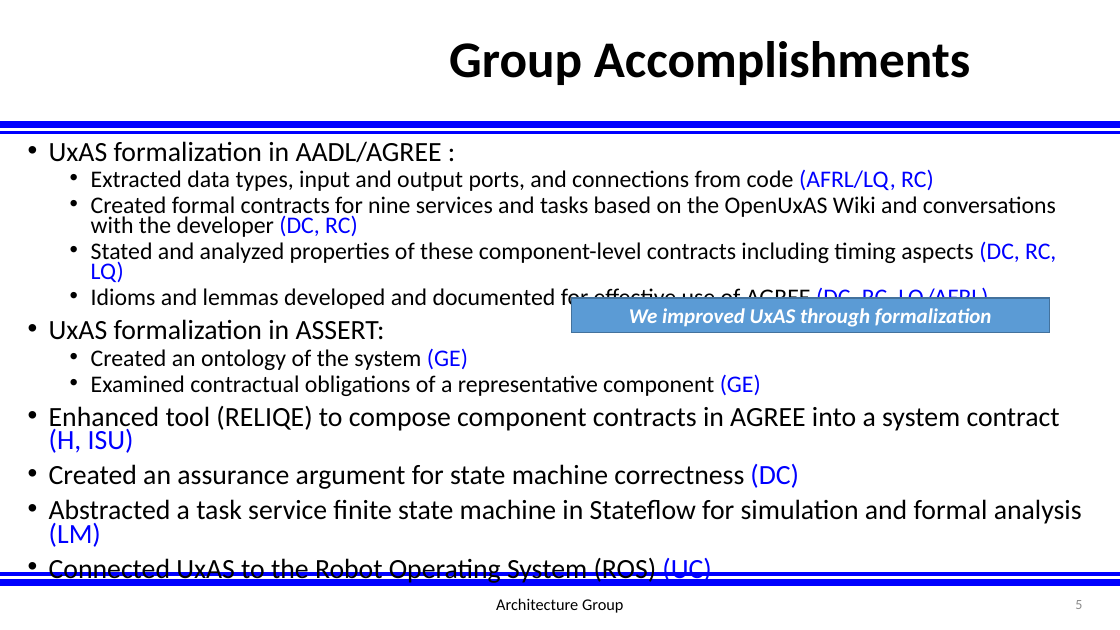
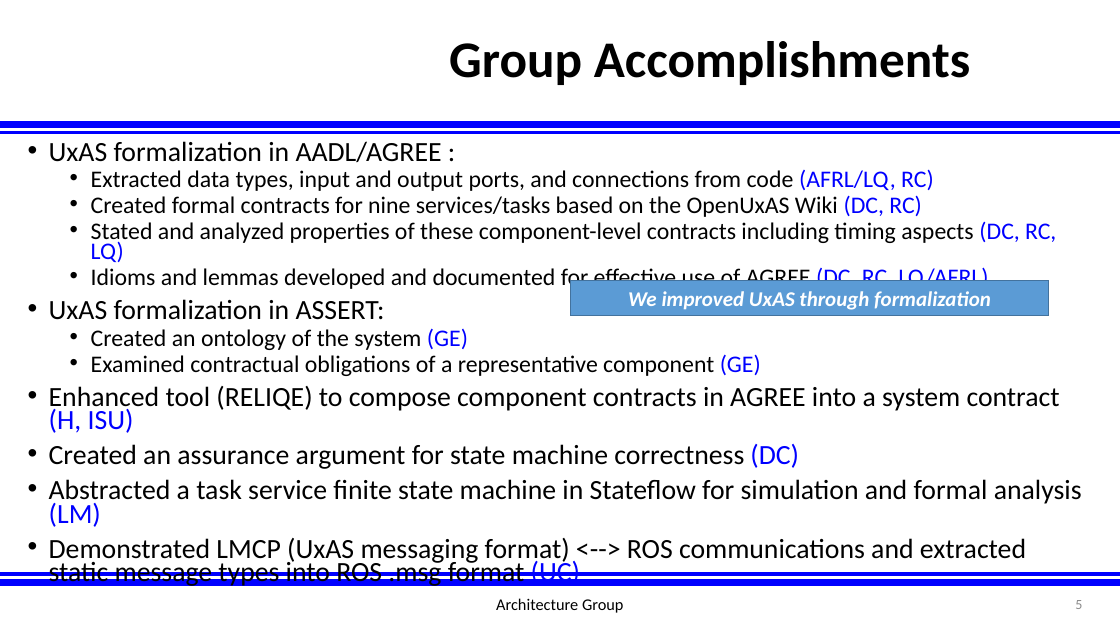
Before and after one commit to afrl-rq/OpenUxAS-SoI, a slide deck: slide 5 of presentations/S5_SoI_Architecture_Group.pptx. Drawn at 1120x630 pixels with LibreOffice and Linux fonts; fonts in the diff are those of the drawing; background and template pictures are left out. Boxes give left, top, right and bottom in pixels: in the first picture for what was removed or moved away, otherwise in the second. Text is boxed around its words. In the diff, an @@ line names an element or a change of style, - is before the commit and + after.

```diff
--- a/presentations/S5_SoI_Architecture_Group.pptx
+++ b/presentations/S5_SoI_Architecture_Group.pptx
@@ text at (x1=91, y1=195, x2=922, y2=217): text changed @@
-  • Created formal contracts for nine services and tasks based on the OpenUxAS Wiki and conversations with the developer (DC, RC)
+  • Created formal contracts for nine services/tasks based on the OpenUxAS Wiki (DC, RC)
@@ rectangle "We improved UxAS through formalization" moved from (x1=571, y1=298, x2=1049, y2=333) to (x1=571, y1=281, x2=1049, y2=315) @@
@@ text at (x1=49, y1=538, x2=1026, y2=588): text changed @@
-• Connected UxAS to the Robot Operating System (ROS) (UC)
+• Demonstrated LMCP (UxAS messaging format) <--> ROS communications and extracted static message types into ROS .msg format (UC)
```
Also in this commit, not shown: 4 other slides changed.
